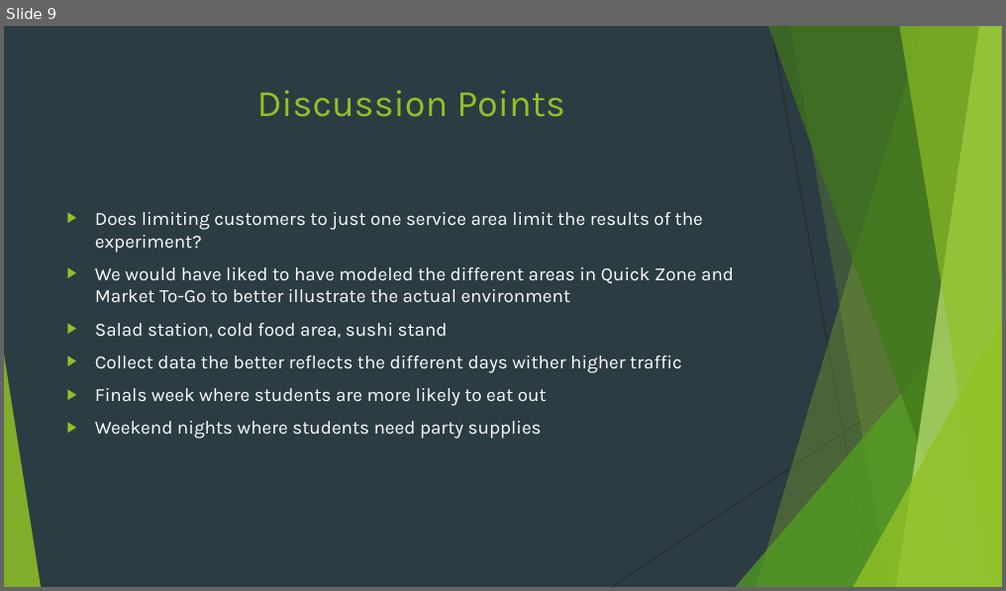
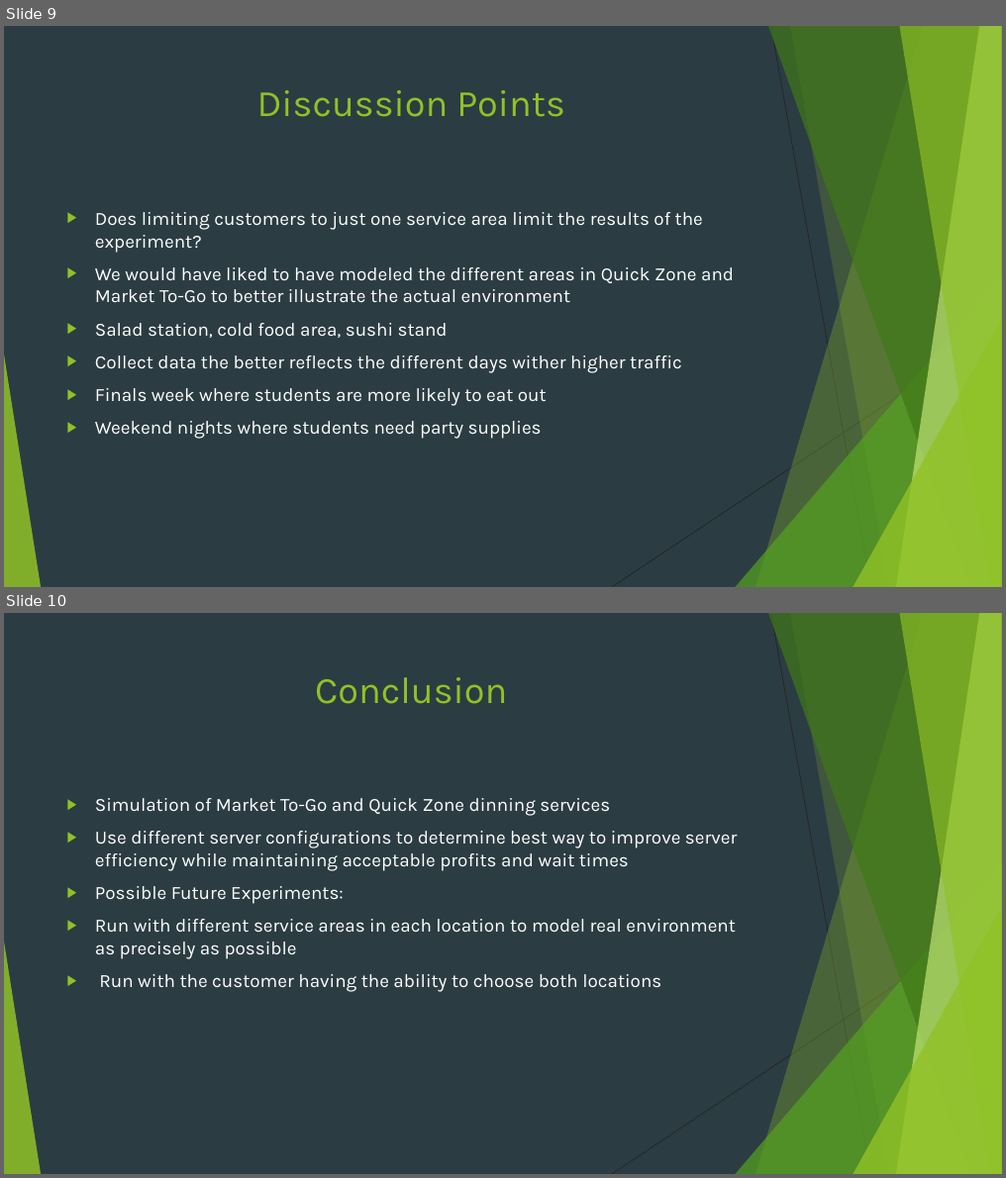
Before and after one commit to mshanoudy/CS1538-Project, a slide deck: SimPres.pptx. Shown one above the other, each under a label of ours: slide 9 before the commit, slides 9 and 10 after it. The pictures are 1006x591 and 1006x1178 pixels, drawn with LibreOffice and Linux fonts; fonts in the diff are those of the drawing. Boxes give left, top, right and bottom in pixels: in the first picture for what was removed or moved away, otherwise in the second. Text is boxed around its words. In the diff, an @@ line names an element or a change of style, - is before the commit and + after.

```diff
--- a/SimPres.pptx
+++ b/SimPres.pptx
@@ slide 10 added at (4,613,1002,1174), background #2C3C43; not listed: 10 template elements that a slide beside it also shows @@
@@ title added at (315,677,507,704), 36 pt, text #90C226 @@
+Conclusion
@@ text added at (95,798,737,992), 18 pt, text #FFFFFF @@
+▶ Simulation of Market To-Go and Quick Zone dinning services
+▶ Use different server configurations to determine best way to improve server efficiency while maintaining acceptable profits and wait times
+▶ Possible Future Experiments:
+▶ Run with different service areas in each location to model real environment as precisely as possible
+▶ Run with the customer having the ability to choose both locations
```
Also in this commit, not shown: 3 slides changed, 1 slide removed.
